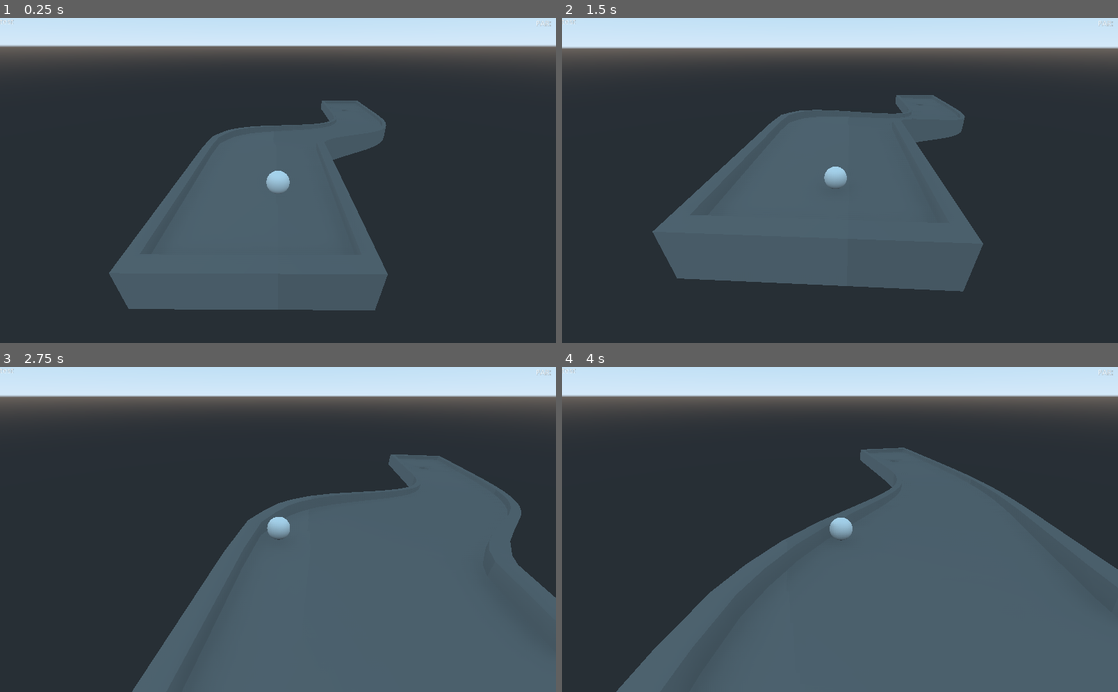
Above: before the commit, frames 1-4 (two rows, left to right).
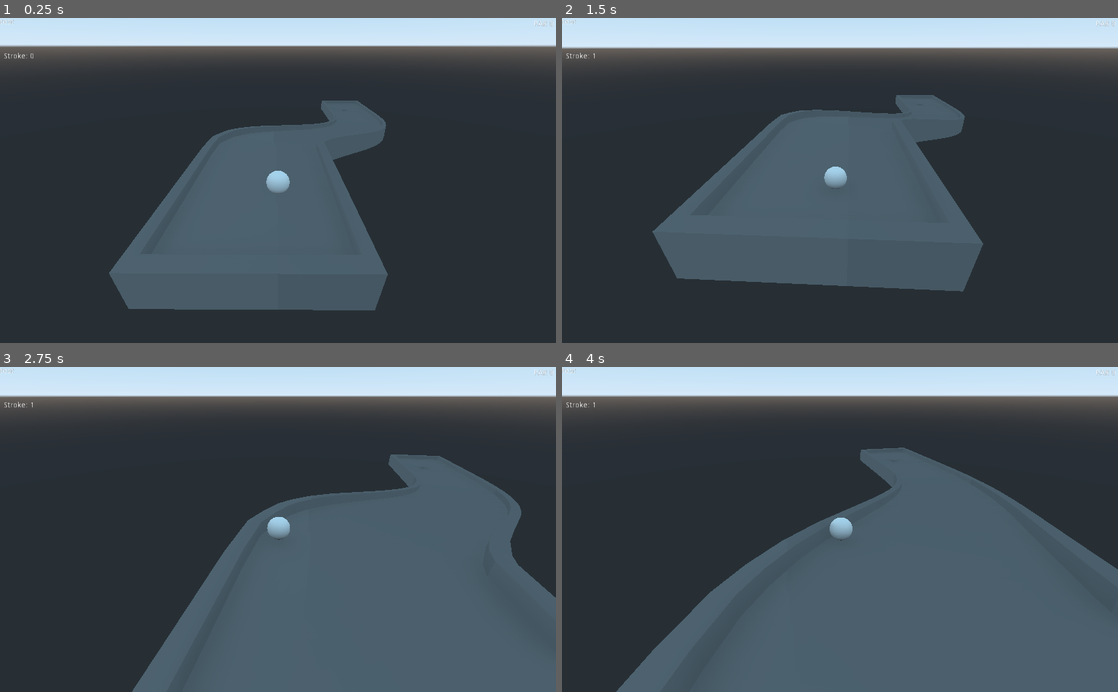
Above: after the commit, the same moments.

Repository: SlashScreen/golf
Game: Godot game, scene res://Levels/test_level.tscn
The game is run twice, just before and just after one commit, with the same random seed, the same clock (stepped at 60 frames per second) and the same inputs.
Inputs (mouse positions are in pixels of both pictures, inside the frame that each line leads up to):
- Up to frame 1 (0.25 s): no input
- Up to frame 2 (1.5 s): move the mouse to (962, 164) at 0.52 s; click (962, 164) at 0.67 s; tap Enter at 1.25 s; move the mouse to (728, 196) at 1.27 s; click (728, 196) at 1.42 s
- Up to frame 3 (2.75 s): move the mouse to (333, 458) at 2.02 s; click (333, 458) at 2.17 s
- Up to frame 4 (4 s): move the mouse to (812, 594) at 2.77 s; click (812, 594) at 2.92 s; move the mouse to (1006, 578) at 3.52 s; click (1006, 578) at 3.67 s

The runs differ from the first frame. In frame 1, less than 0.1% of the frame differs, in the area x 0-100%, y 0-13%; in frame 2, less than 0.1%; in frame 3, less than 0.1%; in frame 4, less than 0.1%.
Error before the commit: Invalid get index 'position' (on base: 'InputEventKey'). (res://Scripts/Arrow.gd:17)
Error after the commit: Invalid get index 'position' (on base: 'InputEventKey'). (res://Scripts/Arrow.gd:18)

Commit message:
hooked up scoring as well as the basic HUD.

Diff:
--- a/Objects/HUD.tscn
+++ b/Objects/HUD.tscn
@@ -1,8 +1,11 @@
-[gd_scene format=2]
+[gd_scene load_steps=2 format=2]
+
+[ext_resource path="res://Scripts/HUD.gd" type="Script" id=1]
 
 [node name="HUD" type="Control"]
 anchor_right = 1.0
 anchor_bottom = 1.0
+script = ExtResource( 1 )
 
 [node name="RichTextLabel" type="RichTextLabel" parent="."]
 margin_top = 0.968575
@@ -11,7 +14,7 @@
 tab_size = 12
 text = "test"
 
-[node name="Label" type="Label" parent="."]
+[node name="Par" type="Label" parent="."]
 margin_left = 982.184
 margin_top = 3.74514
 margin_right = 1022.18
@@ -19,3 +22,9 @@
 text = "PAR:
 "
 align = 1
+
+[node name="Stroke" type="Label" parent="."]
+margin_left = 7.0
+margin_top = 64.0
+margin_right = 105.0
+margin_bottom = 112.0
--- a/Scripts/Arrow.gd
+++ b/Scripts/Arrow.gd
@@ -5,6 +5,7 @@
 var max_power = 15
 var end_dist = 7
 export var last_pos = Vector3(0,0,0)
+onready var game_vars = get_node("/root/Signal_Router").gameVars
 
 func _ready():
 	#set_as_toplevel(true)
@@ -29,7 +30,8 @@
 		look_at(result.position,Vector3(0,1,0)) #set_rotation(Vector3(0,newdir.y,0))
 		set_scale(Vector3(1,1,d/end_dist))
 		if event is InputEventMouseButton and event.pressed and event.button_index == 1 and ball.STATE == "still": #if mouse button clicked
-			last_pos = ball.get_translation()
+			last_pos = ball.get_parent().get_translation()
+			game_vars.currentScore += 1
 			ball.apply_central_impulse(newdir*((d/end_dist)*max_power)) #apply impulse
 
 func _process(delta):
--- a/Scripts/Golf_Ball.gd
+++ b/Scripts/Golf_Ball.gd
@@ -18,10 +18,11 @@
 		STATE = "moving"
 
 func _on_oob(): #signal
-	set_linear_velocity(Vector3(0,0,0)) #Make it stop
 	should_reset = true
 
-func _integrate_forces(state):
+func _integrate_forces(state): #Reset
 	if should_reset:
 		should_reset = false
+		set_linear_velocity(Vector3(0,0,0)) #Make it stop moving
+		set_angular_velocity(Vector3(0,0,0)) #Make it stop rotating
 		state.transform.origin = get_node("Arrow").last_pos
--- a/Scripts/HUD.gd
+++ b/Scripts/HUD.gd
@@ -1,4 +1,6 @@
-extends Container
+extends Control
+
+onready var game_vars = get_node("/root/Signal_Router").gameVars
 
 func _ready():
 	pass # Replace with function body.
@@ -6,3 +8,7 @@
 #FUNCTIONS:
 #Event ball in hole then display won text and all that
 #Event hit ball then count up
+
+func _process(delta):
+	get_node("Stroke").set_text("Stroke: "+str(game_vars.currentScore))
+	get_node("Par").set_text("PAR "+ str(game_vars.par))
--- a/Scripts/Signal_Router.gd
+++ b/Scripts/Signal_Router.gd
@@ -3,16 +3,16 @@
 
 ##INIT###
 export var gameVars = {}
-export var par = 0
 func _ready():
 	gameVars.currentScore = 0
 	gameVars.scorecard = []
+	gameVars.par = 0
 	var baseScene = get_parent().get_node("level")
 	baseScene.get_node("Golf_Hole_Volume").get_node("Hole_Area").connect("ball_in_hole",self,"_on_in_hole")
 	baseScene.get_node("Kill_Volume").get_node("Area").connect("oob",self,"on_oob")
 ###SCORE FUNCTIONS###
 func new_hole(): #todo: add hole with json data n all that
-	par = 0
+	gameVars.par = 0
 	gameVars.scorecard.append(gameVars.currentScore)
 	gameVars.currentScore = 0
 
